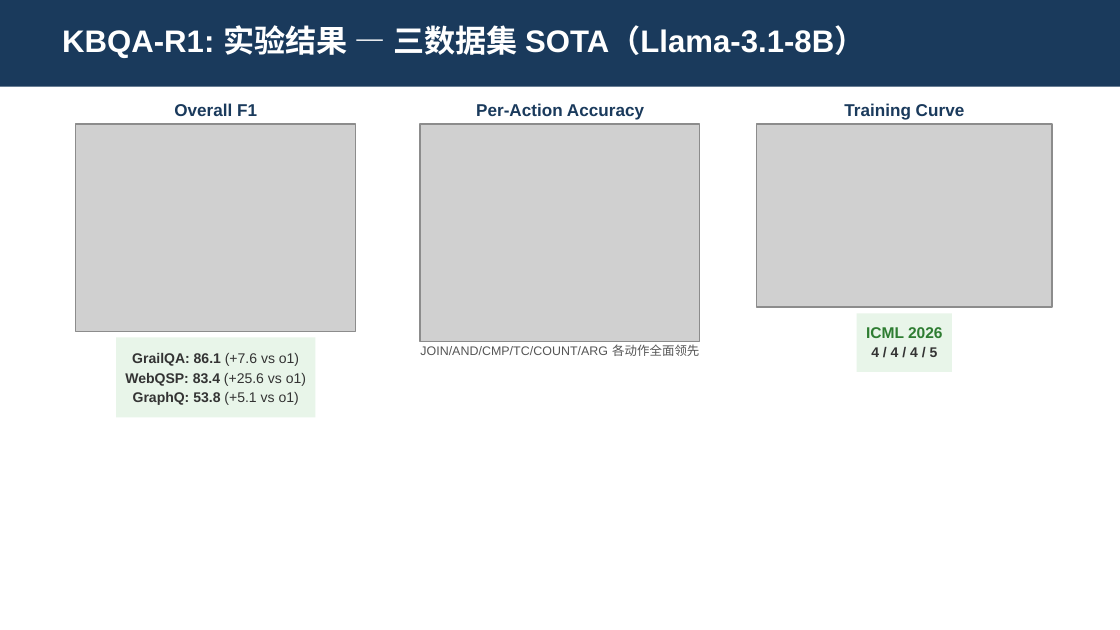
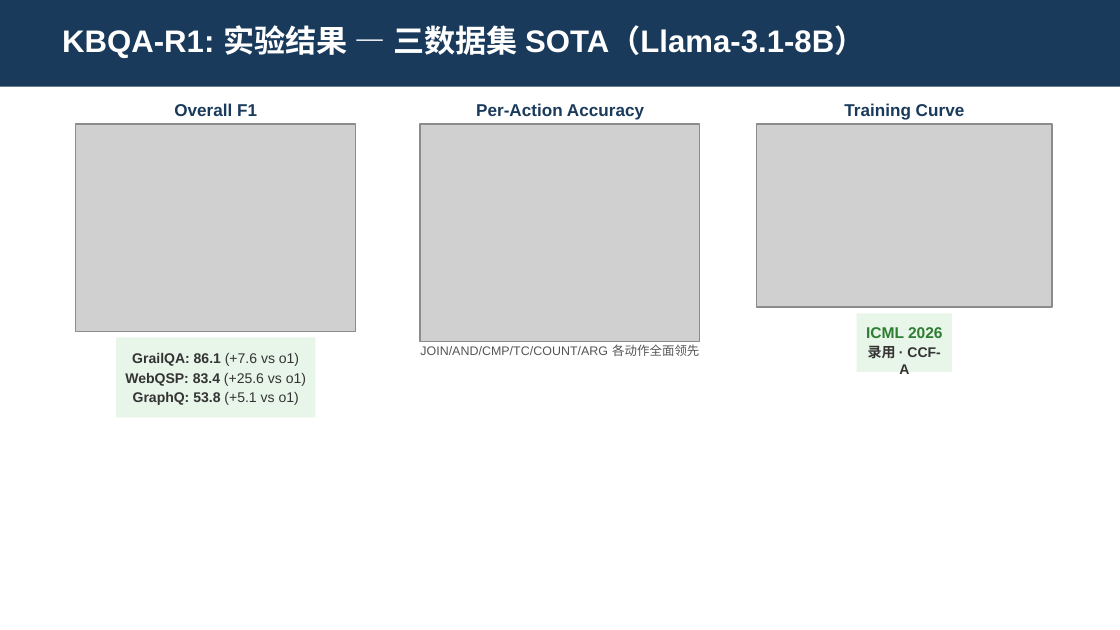
Before and after one commit to sunxin000/resume, a slide deck: slide 14 of interview-presentation.pptx. Drawn at 1120x630 pixels with LibreOffice and Linux fonts; fonts in the diff are those of the drawing; grey boxes stand for pictures. Boxes give left, top, right and bottom in pixels: in the first picture for what was removed or moved away, otherwise in the second. Text is boxed around its words. In the diff, an @@ line names an element or a change of style, - is before the commit and + after.

```diff
--- a/interview-presentation.pptx
+++ b/interview-presentation.pptx
@@ text at <box>868,346,940,374</box>: text changed @@
-4 / 4 / 4 / 5
+录用 · CCF-A
```
Also in this commit, not shown: 3 other slides changed, 5 other files.
